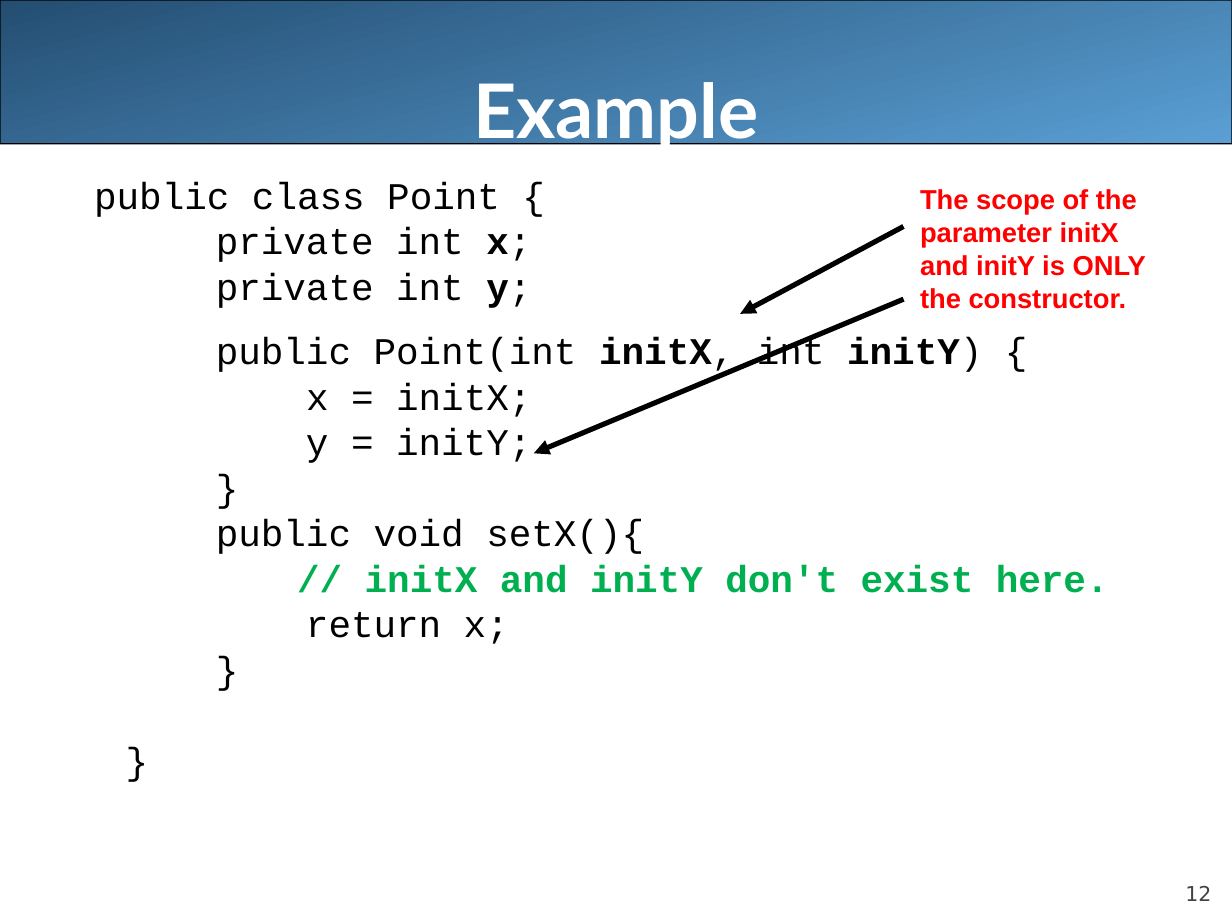
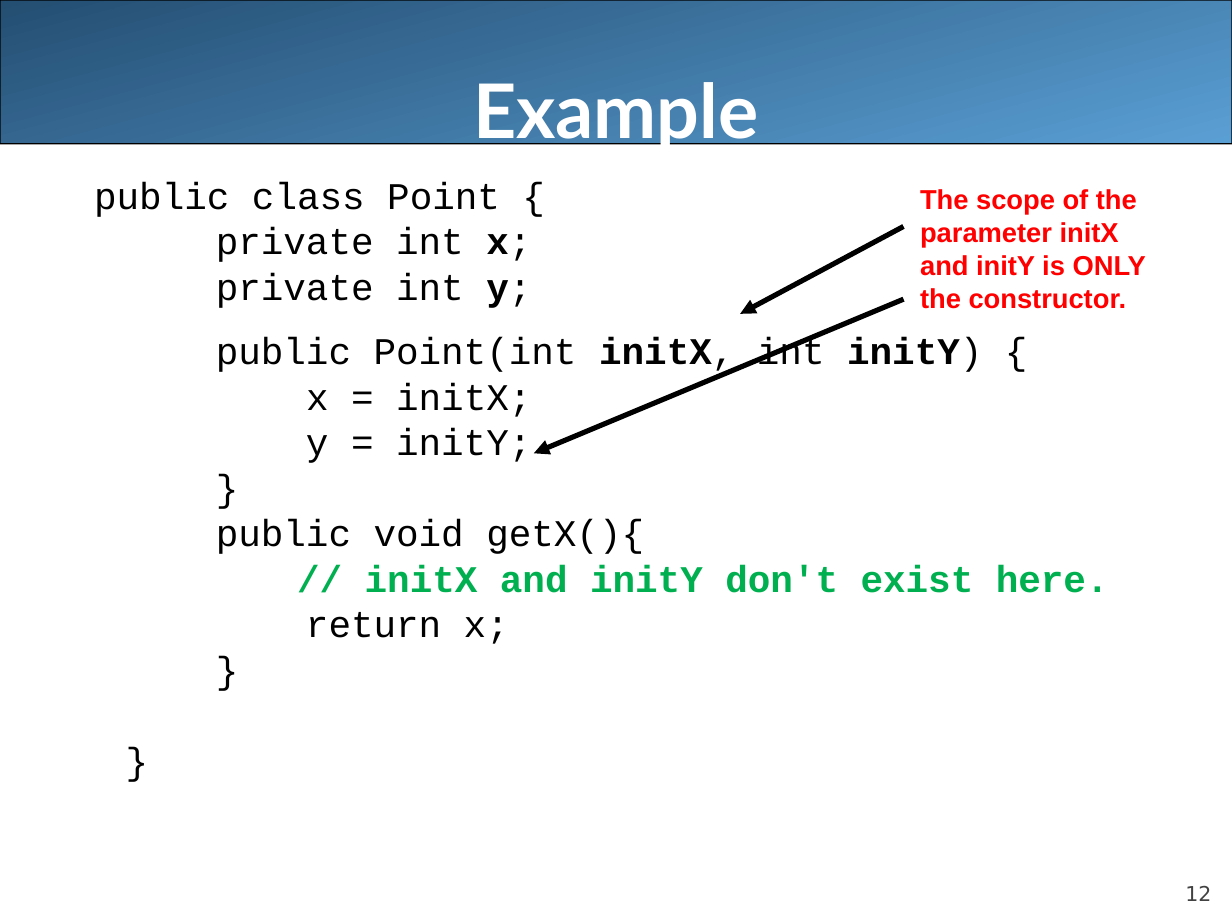
Before and after one commit to LongBaoNguyen/longbaonguyen.github.io, a slide deck: slide 12 of courses/apcsa/lecture15.ppt. Drawn at 1232x924 pixels with LibreOffice and Linux fonts; fonts in the diff are those of the drawing. Boxes give left, top, right and bottom in pixels: in the first picture for what was removed or moved away, otherwise in the second. Text is boxed around its words. In the diff, an @@ line names an element or a change of style, - is before the commit and + after.

```diff
--- a/courses/apcsa/lecture15.ppt
+++ b/courses/apcsa/lecture15.ppt
@@ text at (216, 520, 644, 554): text changed @@
-  public void setX(){
+  public void getX(){
```
Also in this commit, not shown: 3 other slides changed, 17 other files.
